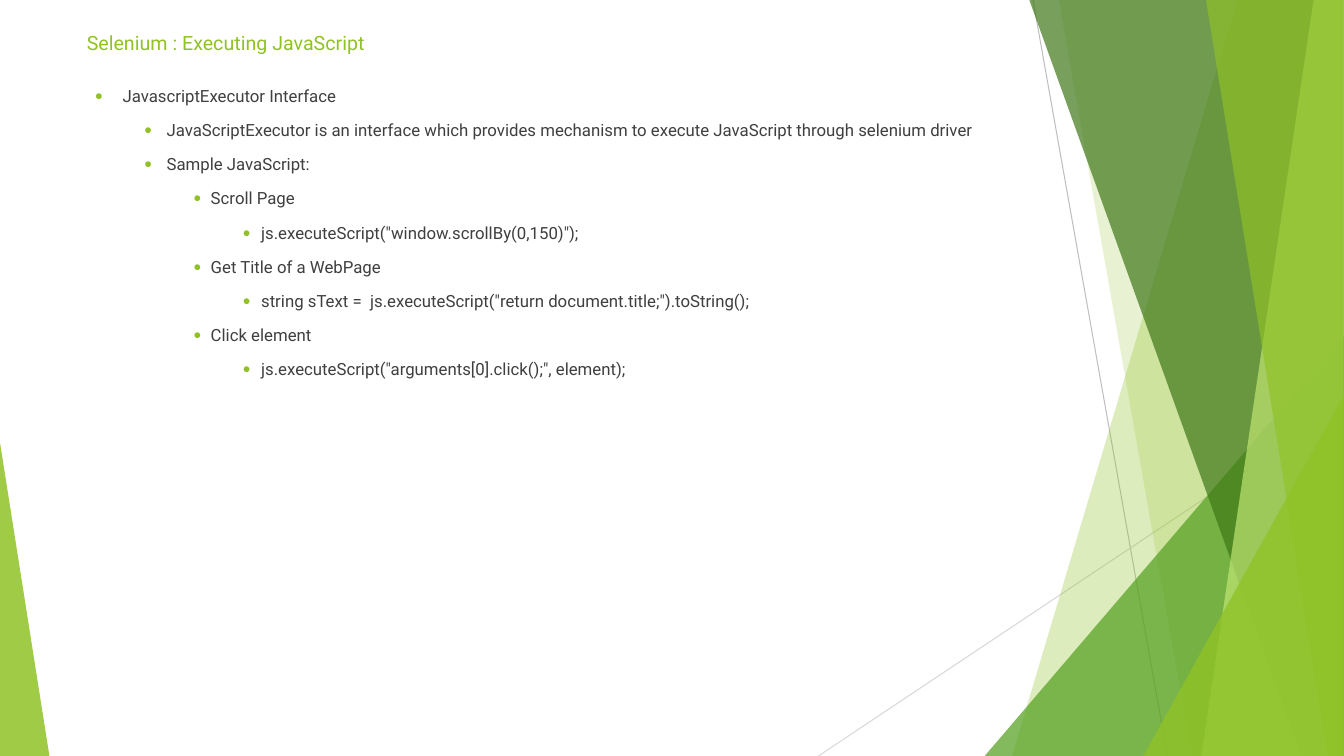
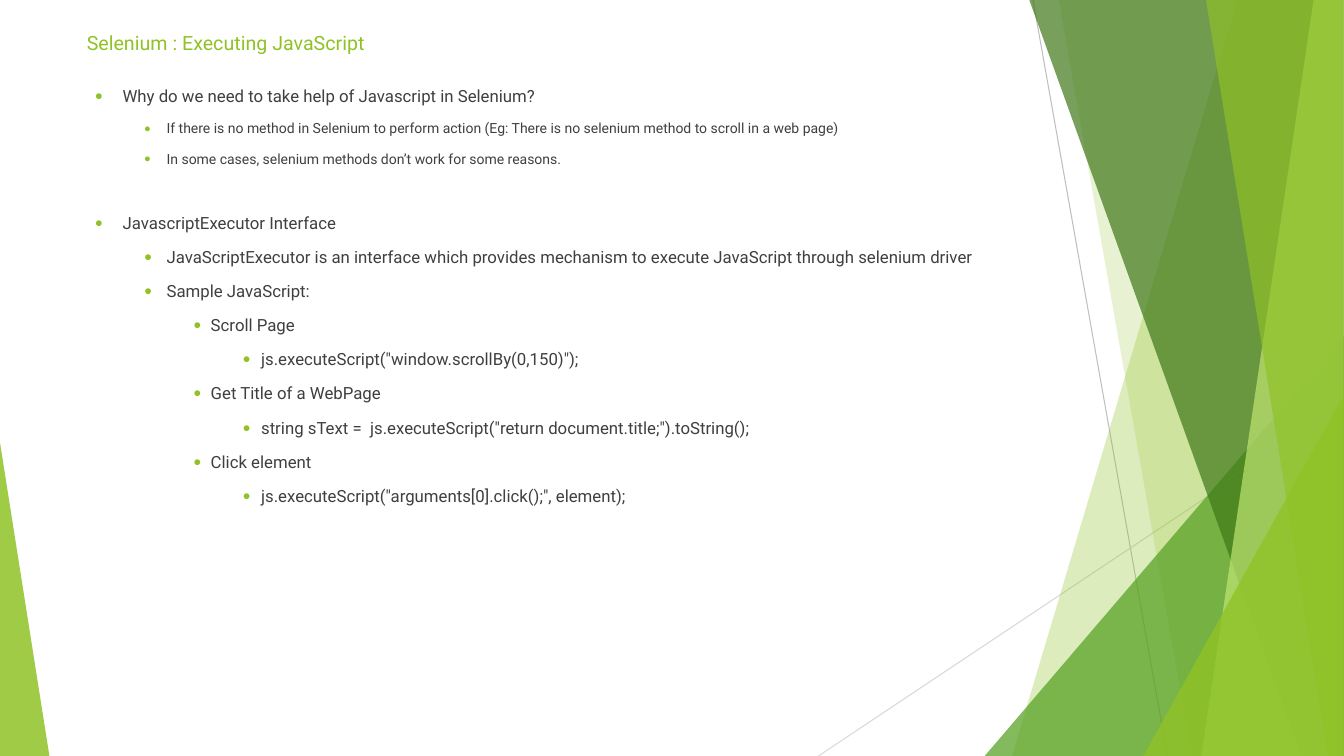
Before and after one commit to sidissir/mk-selenium-training, a slide deck: slide 34 of SeleniumPPT.pptx. Drawn at 1344x756 pixels with LibreOffice and Linux fonts; fonts in the diff are those of the drawing. Boxes give left, top, right and bottom in pixels: in the first picture for what was removed or moved away, otherwise in the second. Text is boxed around its words. In the diff, an @@ line names an element or a change of style, - is before the commit and + after.

```diff
--- a/SeleniumPPT.pptx
+++ b/SeleniumPPT.pptx
@@ text at (x1=123, y1=89, x2=839, y2=166): paragraphs added @@
+● Why do we need to take help of Javascript in Selenium?
+  ● If there is no method in Selenium to perform action (Eg: There is no selenium method to scroll in a web page)
+  ● In some cases, selenium methods don’t work for some reasons.
```
Also in this commit, not shown: 1 other slide changed, 3 slides added, 1 slide removed, 6 other files.
